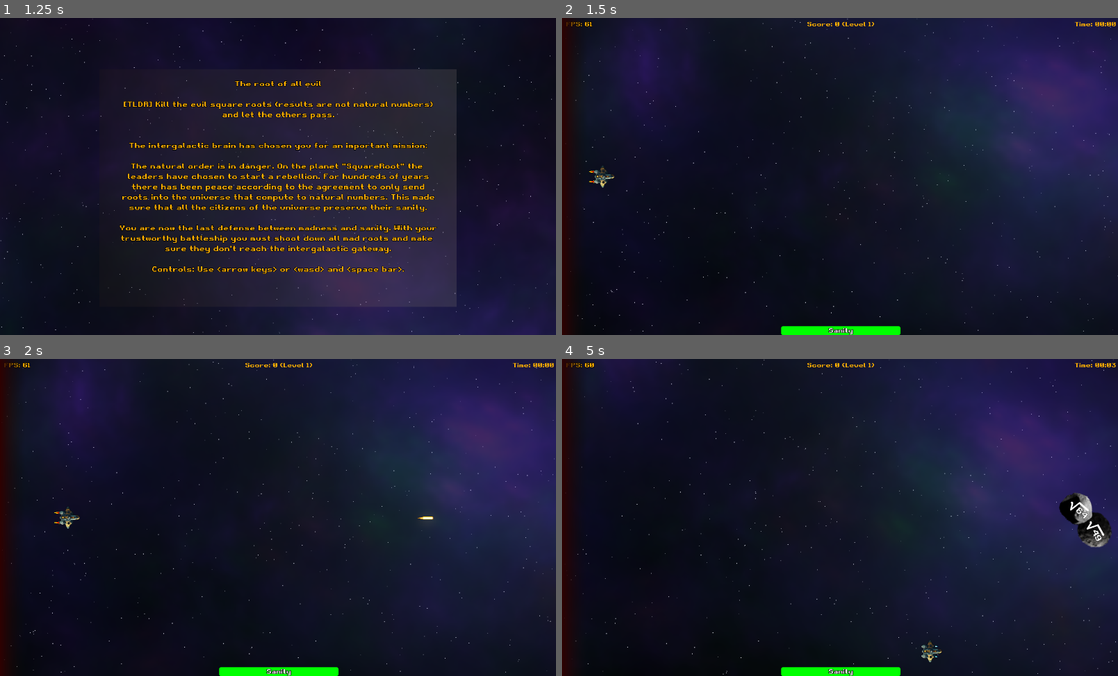
Above: before the commit, frames 1-4 (two rows, left to right).
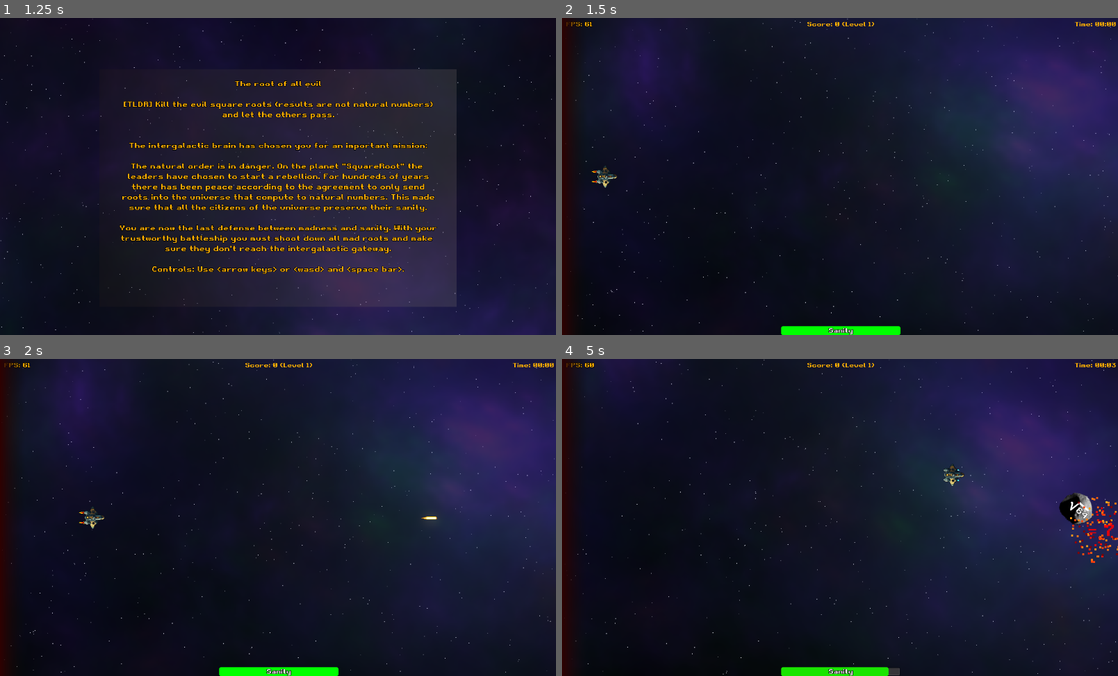
Above: after the commit, the same moments.

Repository: gingerr/ggj-2023-roots-one
Game: Godot game, scene res://MainMenu.tscn
Same seed, same stepped clock (60 frames per second), same inputs: the game is played once before the commit and once after it.
Inputs:
- Up to frame 1 (1.25 s): click "New Game" at 0.5 s
- Up to frame 2 (1.5 s): tap Enter at 1.25, 1.35 s; hold Right (ui_right) from 1.28 s (still down)
- Up to frame 3 (2 s): keep holding Right (ui_right); tap Space at 1.52 s
- Up to frame 4 (5 s): release Right (ui_right) at 2.03 s; hold Down (ui_down) 2.03-2.78 s; tap Enter every 0.75 s from 2.1 to 4.35 s; tap Space at 2.27, 3.77, 4.52 s; hold Right (ui_right) 2.78-3.53 s; hold Up (ui_up) 3.53-4.28 s; hold Left (ui_left) from 4.28 s (still down)

Frame 1 is identical in both runs. In frame 2, 0.1% of the frame differs, in the area x 4-10%, y 46-54%; in frame 3, 0.3%; in frame 4, 1.4%, in the area x 39-100%, y 33-100%.

Commit message:
.

Diff:
--- a/EnemyRoot.gd
+++ b/EnemyRoot.gd
@@ -87,8 +87,10 @@
 			get_node("/root/Game/Player").change_health(-1)
 		else:
 			HUD.increaseScore(1)
+		get_tree().set_input_as_handled()
 	elif "EnemyRoot" in area.get_name():
 		collide(area, self)
+		get_tree().set_input_as_handled()
 
 func _on_player_colission(body: Node):
 	# hit player and despawn
--- a/Player.gd
+++ b/Player.gd
@@ -11,7 +11,7 @@
 onready var muzzle: Position2D = $Muzzle
 
 const max_speed     = 300
-const acceleration  = 5
+const acceleration  = 10
 var   current_speed = Vector2(0, 0)
 
 var bullet_factory = preload("res://Bullet.tscn")
